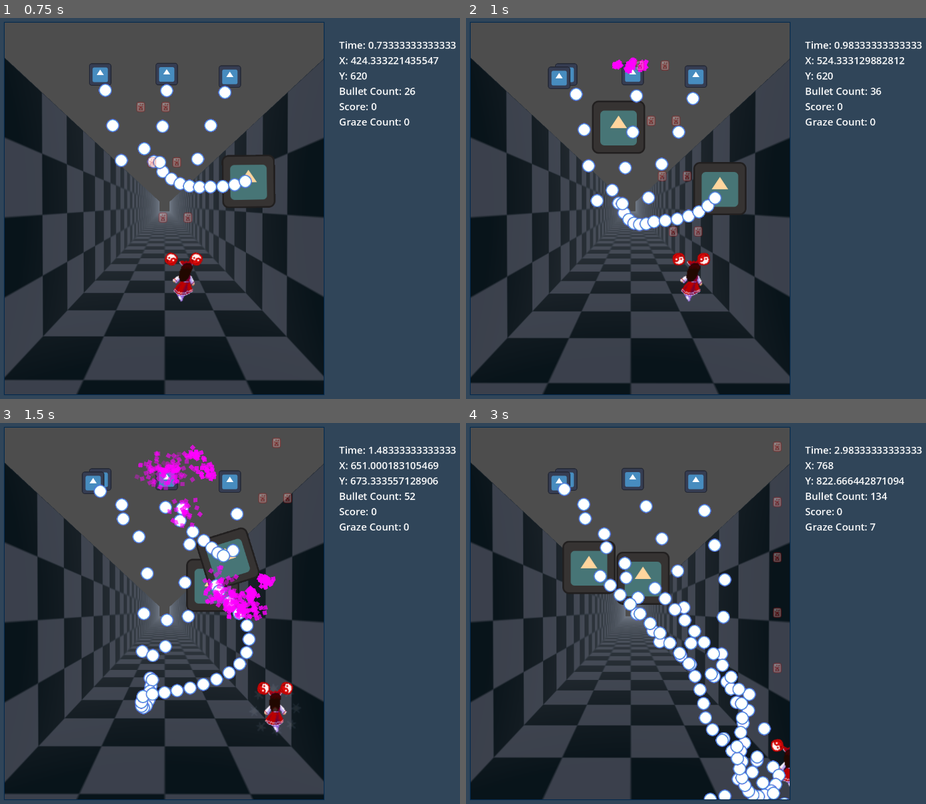
Above: before the commit, frames 1-4 (two rows, left to right).
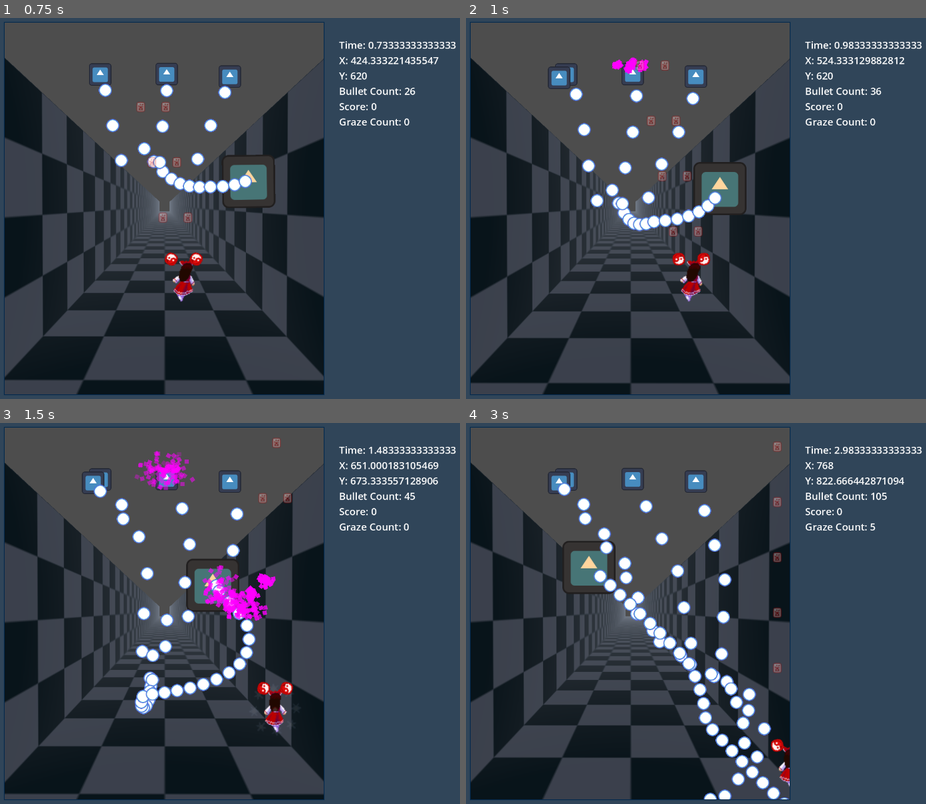
Above: after the commit, the same moments.

Repository: StahlReyn/th-bullet-test
Game: Godot game, scene res://gamestate/gamemain.tscn
Same seed, same stepped clock (60 frames per second), same inputs: the game is played once before the commit and once after it. The engine's default icon, where the game draws it, is replaced by a stand-in: a white triangle on a blue panel in a dark square.
Inputs:
- Up to frame 1 (0.75 s): hold Right (move_right) from 0.53 s (still down); hold Z (shoot) from 0.53 s (still down)
- Up to frame 2 (1 s): keep holding Right (move_right); keep holding Z (shoot)
- Up to frame 3 (1.5 s): release Right (move_right) at 1.28 s; release Z (shoot) at 1.28 s; hold Down (move_down) from 1.28 s (still down); tap Shift (focus) at 1.35 s
- Up to frame 4 (3 s): tap Z (shoot) at 1.55, 2.85 s; release Down (move_down) at 2.03 s; hold Right (move_right) 2.03-2.78 s; hold Z (shoot) 2.03-2.78 s; hold Up (move_up) from 2.78 s (still down)

Frame 1 is identical in both runs. In frame 2, 1.5% of the frame differs, in the area x 27-39%, y 21-36%; in frame 3, 1.9%; in frame 4, 2.8%, in the area x 32-92%, y 18-99%.

Commit message:
basic item drop + pickup system

Diff:
--- a/data/stages/stage_test.gd
+++ b/data/stages/stage_test.gd
@@ -1,7 +1,7 @@
 extends StageScript
 
 var cd1 : float = 1.0
-var cd2 : float = 1.0
+var cd2 : float = 15.0
 
 @onready var enemy1 : PackedScene = preload("res://scripts/character/enemy_test.tscn")
 @onready var enemy2 : PackedScene = preload("res://scripts/character/enemy_test_2.tscn")
@@ -14,9 +14,8 @@
 	cd1 -= delta
 	cd2 -= delta
 	if cd1 <= 0:
-		print("STUFF")
 		spawn_enemy(enemy1, Vector2(randi_range(100,500),randi_range(100,300)))
-		cd1 = 3.0
+		cd1 += 3.0
 	if cd2 <= 0:
 		spawn_enemy(enemy2, Vector2(randi_range(100,500),randi_range(100,300)))
-		cd2 = 7.0
+		cd2 += 15.0
--- a/gamestate/gameview.tscn
+++ b/gamestate/gameview.tscn
@@ -6,6 +6,7 @@
 [ext_resource type="Script" path="res://data/stages/stage_test.gd" id="2_x6fis"]
 [ext_resource type="Script" path="res://scripts/bullet_container.gd" id="4_q2e0v"]
 [ext_resource type="Script" path="res://scripts/effect_container.gd" id="5_fx8wi"]
+[ext_resource type="Script" path="res://gamestate/item_container.gd" id="6_0wgp6"]
 [ext_resource type="PackedScene" uid="uid://clrod6py644iu" path="res://scripts/character/enemy_test_2.tscn" id="6_thyhd"]
 [ext_resource type="Script" path="res://gamestate/stage_handler.gd" id="8_e6ddu"]
 
@@ -30,6 +31,9 @@
 [node name="EffectContainer" type="Node2D" parent="." groups=["effect_container"]]
 script = ExtResource("5_fx8wi")
 
+[node name="ItemContainer" type="Node2D" parent="." groups=["item_container"]]
+script = ExtResource("6_0wgp6")
+
 [node name="EnemyTest2" parent="." instance=ExtResource("6_thyhd")]
 
 [node name="StageHandler" type="Node" parent="."]
--- /dev/null
+++ b/gamestate/item_container.gd
@@ -0,0 +1,2 @@
+class_name ItemContainer
+extends Node2D
--- a/project.godot
+++ b/project.godot
@@ -29,6 +29,7 @@
 bullet_container=""
 game_view=""
 effect_container=""
+item_container=""
 
 [input]
 
@@ -74,3 +75,4 @@
 2d_physics/layer_2="enemy"
 2d_physics/layer_3="bullet"
 2d_physics/layer_4="bullet-player"
+2d_physics/layer_5="item"
--- a/scripts/background/background-test.tscn
+++ b/scripts/background/background-test.tscn
@@ -47,7 +47,7 @@
 speed = 0.1
 
 [node name="PathFollow3D" type="PathFollow3D" parent="Path3D"]
-transform = Transform3D(0.99999, -1.92024e-05, 0.00211613, -3.63795e-12, 0.999945, 0.0090738, -0.00211623, -0.00907379, 0.999943, 0, 0.350035, 0)
+transform = Transform3D(0.99999, -1.92023e-05, 0.00211613, -9.09488e-13, 0.999945, 0.00907379, -0.00211623, -0.00907377, 0.999943, 0, 0.350035, 0)
 
 [node name="Camera3D" type="Camera3D" parent="Path3D/PathFollow3D"]
 transform = Transform3D(1.00001, 0, 0, 0, 1.00001, 0, 0, 0, 1.00001, 0, 0, 0)
--- /dev/null
+++ b/scripts/character/area_item_collection.gd
@@ -0,0 +1,14 @@
+class_name AreaItemCollection
+extends Area2D
+
+# Called when the node enters the scene tree for the first time.
+func _ready() -> void:
+	pass # Replace with function body.
+
+# Called every frame. 'delta' is the elapsed time since the previous frame.
+func _process(delta: float) -> void:
+	pass
+
+func _on_area_entered(area: Area2D) -> void:
+	if area is Item:
+		area.magnet_target = self
--- a/scripts/character/character.gd
+++ b/scripts/character/character.gd
@@ -13,6 +13,7 @@
 var hp : int
 
 var velocity = Vector2.ZERO
+var is_dead : bool = false
 
 func _ready() -> void:
 	reset_hp()
@@ -47,12 +48,14 @@
 
 func take_damage(dmg : int):
 	hp -= dmg
+	check_death()
 
 func check_death():
-	if hp <= 0:
+	if hp <= 0 and not is_dead:
 		do_death()
 
 func do_death():
+	is_dead = true
 	if audio_death:
 		audio_death.play()
 
@@ -61,4 +64,3 @@
 		hit.emit()
 		take_damage(area.damage)
 		area.on_hit()
-		check_death()
--- a/scripts/character/enemy.gd
+++ b/scripts/character/enemy.gd
@@ -1,6 +1,13 @@
 class_name Enemy
 extends Character
 
+@export_group("Drops")
+@export var drop_spawn_speed : float = 1000.0
+@export var drop_spawn_time : float = 0.1
+@export var drop_power : int = 0
+@export var drop_point : int = 0
+
+@export_group("Animation")
 @export var animation_player : AnimationPlayer
 
 func _ready() -> void:
@@ -12,7 +19,15 @@
 	super(delta)
 
 func do_death():
-	print("DEATH!")
-	if audio_death:
-		audio_death.play()
+	super()
+	drop_items()
 	queue_free()
+
+func drop_items():
+	var item_container : ItemContainer = GameUtils.get_item_container(self)
+	for i in drop_power:
+		var item : Item = Item.item_scene.instantiate()
+		item.top_level = true
+		item.global_position = self.global_position
+		item.set_random_spawn_velocity(drop_spawn_speed, drop_spawn_time)
+		item_container.call_deferred("add_child", item)
--- a/scripts/character/enemy_test.tscn
+++ b/scripts/character/enemy_test.tscn
@@ -23,6 +23,7 @@
 collision_layer = 0
 collision_mask = 8
 script = ExtResource("1_p451m")
+drop_power = 4
 main_anim_sprite = NodePath("AnimatedSprite2D")
 main_collision = NodePath("CollisionShape2D")
 mhp = 10
--- a/scripts/character/enemy_test_2.tscn
+++ b/scripts/character/enemy_test_2.tscn
@@ -18,6 +18,34 @@
 
 [sub_resource type="CircleShape2D" id="CircleShape2D_uv7br"]
 radius = 76.0263
+
+[sub_resource type="Animation" id="Animation_onabi"]
+length = 0.001
+step = 1.0
+tracks/0/type = "value"
+tracks/0/imported = false
+tracks/0/enabled = true
+tracks/0/path = NodePath(".:position")
+tracks/0/interp = 1
+tracks/0/loop_wrap = true
+tracks/0/keys = {
+"times": PackedFloat32Array(0),
+"transitions": PackedFloat32Array(1),
+"update": 0,
+"values": [Vector2(0, 0)]
+}
+tracks/1/type = "value"
+tracks/1/imported = false
+tracks/1/enabled = true
+tracks/1/path = NodePath(".:rotation")
+tracks/1/interp = 1
+tracks/1/loop_wrap = true
+tracks/1/keys = {
+"times": PackedFloat32Array(0),
+"transitions": PackedFloat32Array(1),
+"update": 0,
+"values": [0.0]
+}
 
 [sub_resource type="Animation" id="Animation_xtg15"]
 resource_name = "default"
@@ -48,34 +76,6 @@
 "values": [0.0, 6.28319]
 }
 
-[sub_resource type="Animation" id="Animation_onabi"]
-length = 0.001
-step = 1.0
-tracks/0/type = "value"
-tracks/0/imported = false
-tracks/0/enabled = true
-tracks/0/path = NodePath(".:position")
-tracks/0/interp = 1
-tracks/0/loop_wrap = true
-tracks/0/keys = {
-"times": PackedFloat32Array(0),
-"transitions": PackedFloat32Array(1),
-"update": 0,
-"values": [Vector2(0, 0)]
-}
-tracks/1/type = "value"
-tracks/1/imported = false
-tracks/1/enabled = true
-tracks/1/path = NodePath(".:rotation")
-tracks/1/interp = 1
-tracks/1/loop_wrap = true
-tracks/1/keys = {
-"times": PackedFloat32Array(0),
-"transitions": PackedFloat32Array(1),
-"update": 0,
-"values": [0.0]
-}
-
 [sub_resource type="AnimationLibrary" id="AnimationLibrary_x421h"]
 _data = {
 "RESET": SubResource("Animation_onabi"),
@@ -86,6 +86,7 @@
 collision_layer = 0
 collision_mask = 8
 script = ExtResource("1_adryj")
+drop_power = 15
 animation_player = NodePath("AnimationPlayer")
 main_anim_sprite = NodePath("AnimatedSprite2D")
 main_collision = NodePath("CollisionShape2D")
--- a/scripts/character/player.gd
+++ b/scripts/character/player.gd
@@ -5,6 +5,7 @@
 @export var focus_speed : int = 100 ## pixels/sec
 @export var area_graze : AreaGraze
 @export var audio_shoot : AudioStreamPlayer2D ## shoot audio is done on player side to not overlap multiple shooters
+@export var audio_item : AudioStreamPlayer2D ## Audio for item collection
 @onready var game_view : GameView = $".."
 
 var lives : int
@@ -32,3 +33,9 @@
 	if Input.is_action_pressed("focus"):
 		return focus_speed
 	return base_speed
+
+func _on_area_entered(area: Area2D) -> void:
+	super(area)
+	if area is Item:
+		area.do_collect()
+		audio_item.play()
--- a/scripts/character/player.tscn
+++ b/scripts/character/player.tscn
@@ -9,6 +9,7 @@
 [ext_resource type="AudioStream" uid="uid://d2xwmw785vew0" path="res://assets/audio/sfx/bullet_player.wav" id="5_u1jrk"]
 [ext_resource type="Texture2D" uid="uid://c0wruv71j8ich" path="res://assets/img/character/graze_circle.png" id="7_sufo8"]
 [ext_resource type="PackedScene" uid="uid://curt0mp7nsjs6" path="res://scripts/shooters/homing_amulet_1.tscn" id="8_nfcem"]
+[ext_resource type="Script" path="res://scripts/character/area_item_collection.gd" id="9_73hfm"]
 
 [sub_resource type="AtlasTexture" id="AtlasTexture_o0t4v"]
 atlas = ExtResource("2_k7rwp")
@@ -97,12 +98,16 @@
 [sub_resource type="CircleShape2D" id="CircleShape2D_e5t30"]
 radius = 40.0
 
-[node name="Player" type="Area2D" node_paths=PackedStringArray("area_graze", "audio_shoot", "main_anim_sprite", "main_collision", "audio_death") groups=["player"]]
+[sub_resource type="CircleShape2D" id="CircleShape2D_2obxy"]
+radius = 150.0
+
+[node name="Player" type="Area2D" node_paths=PackedStringArray("area_graze", "audio_shoot", "audio_item", "main_anim_sprite", "main_collision", "audio_death") groups=["player"]]
 collision_layer = 0
-collision_mask = 4
+collision_mask = 20
 script = ExtResource("1_wuaqp")
 area_graze = NodePath("AreaGraze")
 audio_shoot = NodePath("BulletPlayer")
+audio_item = NodePath("AudioItem")
 main_anim_sprite = NodePath("AnimatedSprite2D")
 main_collision = NodePath("CollisionShape2D")
 audio_death = NodePath("AudioDeath")
@@ -120,6 +125,9 @@
 
 [node name="BulletPlayer" type="AudioStreamPlayer2D" parent="."]
 stream = ExtResource("5_u1jrk")
+
+[node name="AudioItem" type="AudioStreamPlayer2D" parent="."]
+stream = ExtResource("5_btd5j")
 
 [node name="AreaGraze" type="Area2D" parent="."]
 collision_layer = 0
@@ -142,7 +150,16 @@
 [node name="AudioGraze" type="AudioStreamPlayer2D" parent="AreaGraze"]
 stream = ExtResource("5_btd5j")
 
+[node name="AreaItemCollection" type="Area2D" parent="."]
+collision_layer = 0
+collision_mask = 16
+script = ExtResource("9_73hfm")
+
+[node name="CollisionShape2D" type="CollisionShape2D" parent="AreaItemCollection"]
+shape = SubResource("CircleShape2D_2obxy")
+
 [node name="HomingAmulet1" parent="." instance=ExtResource("8_nfcem")]
 
 [connection signal="area_entered" from="." to="." method="_on_area_entered"]
 [connection signal="area_entered" from="AreaGraze" to="AreaGraze" method="_on_area_entered"]
+[connection signal="area_entered" from="AreaItemCollection" to="AreaItemCollection" method="_on_area_entered"]
--- a/scripts/game_utils.gd
+++ b/scripts/game_utils.gd
@@ -17,5 +17,8 @@
 static func get_effect_container(node : Node) -> EffectContainer:
 	return node.get_tree().get_nodes_in_group("effect_container")[0]
 
+static func get_item_container(node : Node) -> ItemContainer:
+	return node.get_tree().get_nodes_in_group("item_container")[0]
+
 static func get_game_area() -> Vector2:
 	return game_area
--- /dev/null
+++ b/scripts/items/collision_item.tres
@@ -0,0 +1,3 @@
+[gd_resource type="CircleShape2D" format=3 uid="uid://fsp376u4jkj8"]
+
+[resource]
--- /dev/null
+++ b/scripts/items/item.gd
@@ -0,0 +1,54 @@
+class_name Item
+extends Area2D
+
+static var item_scene : PackedScene = preload("res://scripts/items/item_point.tscn")
+
+var max_speed : float = 200
+var down_speed : float = -100
+var down_accel : float = 200
+
+var spawn_velocity : Vector2
+var spawn_time : float
+
+var magnet_speed : float = 1000
+var magnet_target : Node2D
+
+# Called when the node enters the scene tree for the first time.
+func _ready() -> void:
+	pass # Replace with function body.
+
+# Called every frame. 'delta' is the elapsed time since the previous frame.
+func _process(delta: float) -> void:
+	spawn_time -= delta
+	if magnet_target:
+		process_target_movement(delta)
+	elif spawn_time > 0: # Gravity move when not spawning
+		process_spawn_movement(delta)
+	else:
+		process_movement(delta)
+	check_despawn()
+
+func process_movement(delta: float) -> void:
+	down_speed += down_accel * delta
+	down_speed = min(down_speed, max_speed)
+	position.y += down_speed * delta
+
+func process_spawn_movement(delta: float) -> void:
+	position += spawn_velocity * delta
+
+func process_target_movement(delta: float) -> void:
+	var direction = magnet_target.global_position - self.global_position
+	direction = direction.normalized()
+	self.position += direction * magnet_speed * delta
+
+func set_random_spawn_velocity(speed : float, time : float):
+	self.spawn_time = randf_range(0, time)
+	var direction = Vector2(randf_range(-1,1),randf_range(-1,1)).normalized()
+	self.spawn_velocity = direction * speed
+
+func do_collect() -> void:
+	queue_free()
+
+func check_despawn() -> void:
+	if position.y > 1200:
+		queue_free()
--- /dev/null
+++ b/scripts/items/item_point.tscn
@@ -0,0 +1,81 @@
+[gd_scene load_steps=13 format=3 uid="uid://d3vvpd13843s4"]
+
+[ext_resource type="Script" path="res://scripts/items/item.gd" id="1_yw8ou"]
+[ext_resource type="Shape2D" uid="uid://fsp376u4jkj8" path="res://scripts/items/collision_item.tres" id="2_h7no2"]
+[ext_resource type="Texture2D" uid="uid://yipm4qncoxvx" path="res://assets/img/system/point_items.png" id="3_bbyl3"]
+
+[sub_resource type="AtlasTexture" id="AtlasTexture_xxjy6"]
+atlas = ExtResource("3_bbyl3")
+region = Rect2(0, 0, 16, 16)
+
+[sub_resource type="AtlasTexture" id="AtlasTexture_1bw2e"]
+atlas = ExtResource("3_bbyl3")
+region = Rect2(16, 0, 16, 16)
+
+[sub_resource type="AtlasTexture" id="AtlasTexture_jqfye"]
+atlas = ExtResource("3_bbyl3")
+region = Rect2(32, 0, 16, 16)
+
+[sub_resource type="AtlasTexture" id="AtlasTexture_r06ps"]
+atlas = ExtResource("3_bbyl3")
+region = Rect2(48, 0, 16, 16)
+
+[sub_resource type="AtlasTexture" id="AtlasTexture_lxw84"]
+atlas = ExtResource("3_bbyl3")
+region = Rect2(64, 0, 16, 16)
+
+[sub_resource type="AtlasTexture" id="AtlasTexture_f4fme"]
+atlas = ExtResource("3_bbyl3")
+region = Rect2(80, 0, 16, 16)
+
+[sub_resource type="AtlasTexture" id="AtlasTexture_1p5xq"]
+atlas = ExtResource("3_bbyl3")
+region = Rect2(96, 0, 16, 16)
+
+[sub_resource type="AtlasTexture" id="AtlasTexture_52qjk"]
+atlas = ExtResource("3_bbyl3")
+region = Rect2(112, 0, 16, 16)
+
+[sub_resource type="SpriteFrames" id="SpriteFrames_rbbcd"]
+animations = [{
+"frames": [{
+"duration": 1.0,
+"texture": SubResource("AtlasTexture_xxjy6")
+}, {
+"duration": 1.0,
+"texture": SubResource("AtlasTexture_1bw2e")
+}, {
+"duration": 1.0,
+"texture": SubResource("AtlasTexture_jqfye")
+}, {
+"duration": 1.0,
+"texture": SubResource("AtlasTexture_r06ps")
+}, {
+"duration": 1.0,
+"texture": SubResource("AtlasTexture_lxw84")
+}, {
+"duration": 1.0,
+"texture": SubResource("AtlasTexture_f4fme")
+}, {
+"duration": 1.0,
+"texture": SubResource("AtlasTexture_1p5xq")
+}, {
+"duration": 1.0,
+"texture": SubResource("AtlasTexture_52qjk")
+}],
+"loop": true,
+"name": &"default",
+"speed": 5.0
+}]
+
+[node name="ItemPoint" type="Area2D"]
+collision_layer = 16
+collision_mask = 0
+script = ExtResource("1_yw8ou")
+
+[node name="CollisionShape2D" type="CollisionShape2D" parent="."]
+shape = ExtResource("2_h7no2")
+
+[node name="AnimatedSprite2D" type="AnimatedSprite2D" parent="."]
+scale = Vector2(2, 2)
+sprite_frames = SubResource("SpriteFrames_rbbcd")
Not shown: 1 places in gamestate/gameview.tscn that only renumber resources
Not shown: 1 places in scripts/character/player.tscn that only renumber resources
